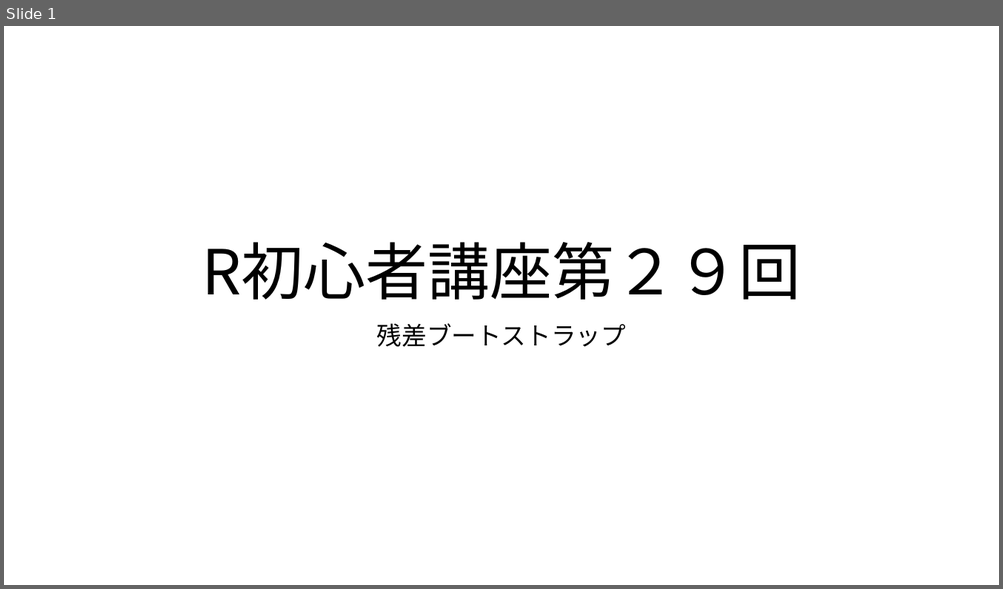
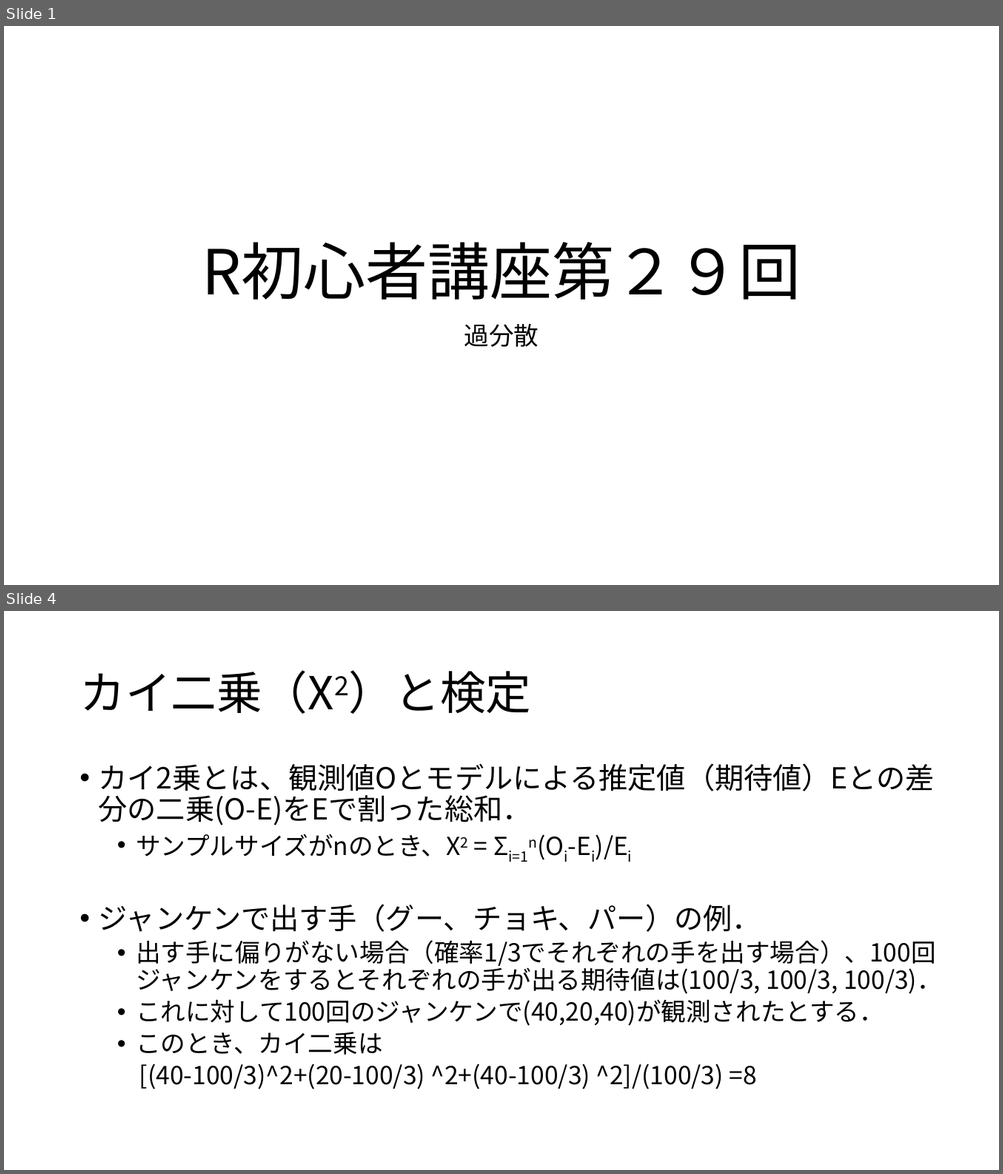
Before and after one commit to KoHMB/Shigen_kensyu_FRA, a slide deck: R/スライド/第29回.pptx. Shown one above the other, each under a label of ours: slide 1 before the commit, slides 1 and 4 after it; the slides between them are not shown. The pictures are 1003x589 and 1003x1174 pixels, drawn with LibreOffice and Linux fonts; fonts in the diff are those of the drawing. Boxes give left, top, right and bottom in pixels: in the first picture for what was removed or moved away, otherwise in the second. Text is boxed around its words. In the diff, an @@ line names an element or a change of style, - is before the commit and + after.

```diff
--- a/R/スライド/第29回.pptx
+++ b/R/スライド/第29回.pptx
@@ slide 4 added at (4, 611, 999, 1170), background #FFFFFF @@
@@ title added at (79, 670, 531, 714), 44 pt, text #000000 @@
+カイ二乗（Χ2）と検定
@@ text added at (99, 763, 942, 1090), 24 pt, text #000000 @@
+• カイ2乗とは、観測値Oとモデルによる推定値（期待値）Eとの差分の二乗(O-E)をEで割った総和．
+  • サンプルサイズがnのとき、Χ2 = Σi=1n(Oi-Ei)/Ei
+• ジャンケンで出す手（グー、チョキ、パー）の例．
+  • 出す手に偏りがない場合（確率1/3でそれぞれの手を出す場合）、100回ジャンケンをするとそれぞれの手が出る期待値は(100/3, 100/3, 100/3)．
+  • これに対して100回のジャンケンで(40,20,40)が観測されたとする．
+  • このとき、カイ二乗は
+  [(40-100/3)^2+(20-100/3) ^2+(40-100/3) ^2]/(100/3) =8
@@ slide 1 changed as well @@
@@ subtitle at (464, 324, 539, 347): text changed @@
-残差ブートストラップ
+過分散
```
Also in this commit, not shown: 1 other slide changed, 4 other slides added, 4 slides removed, 21 other files.
